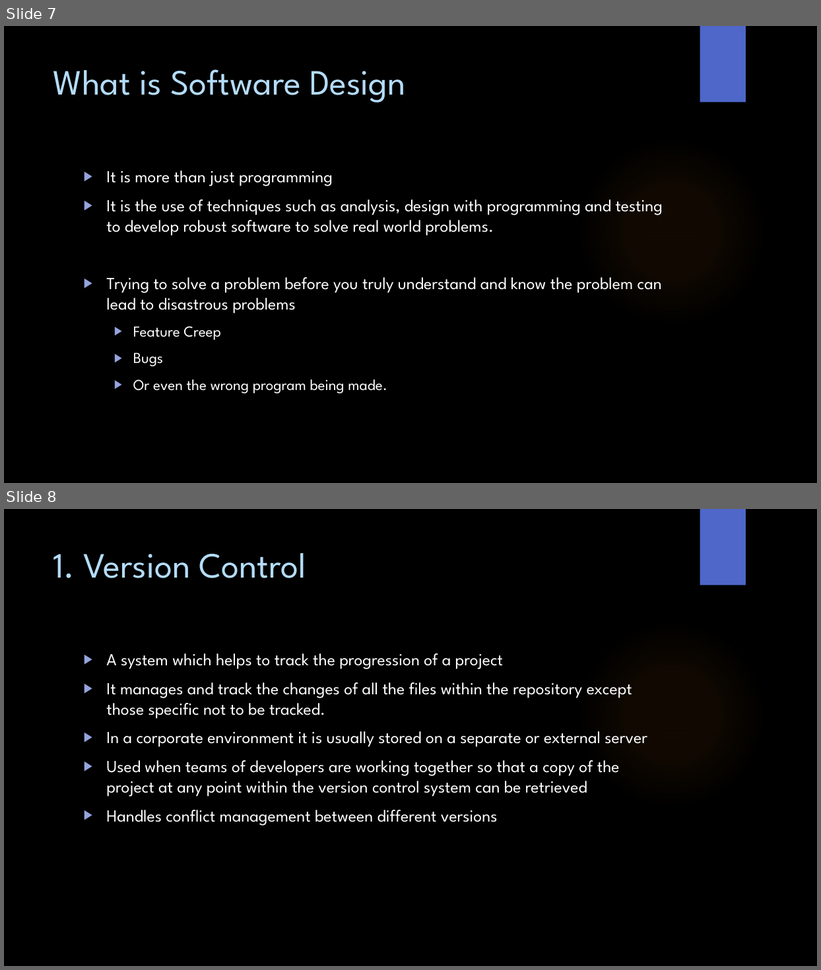
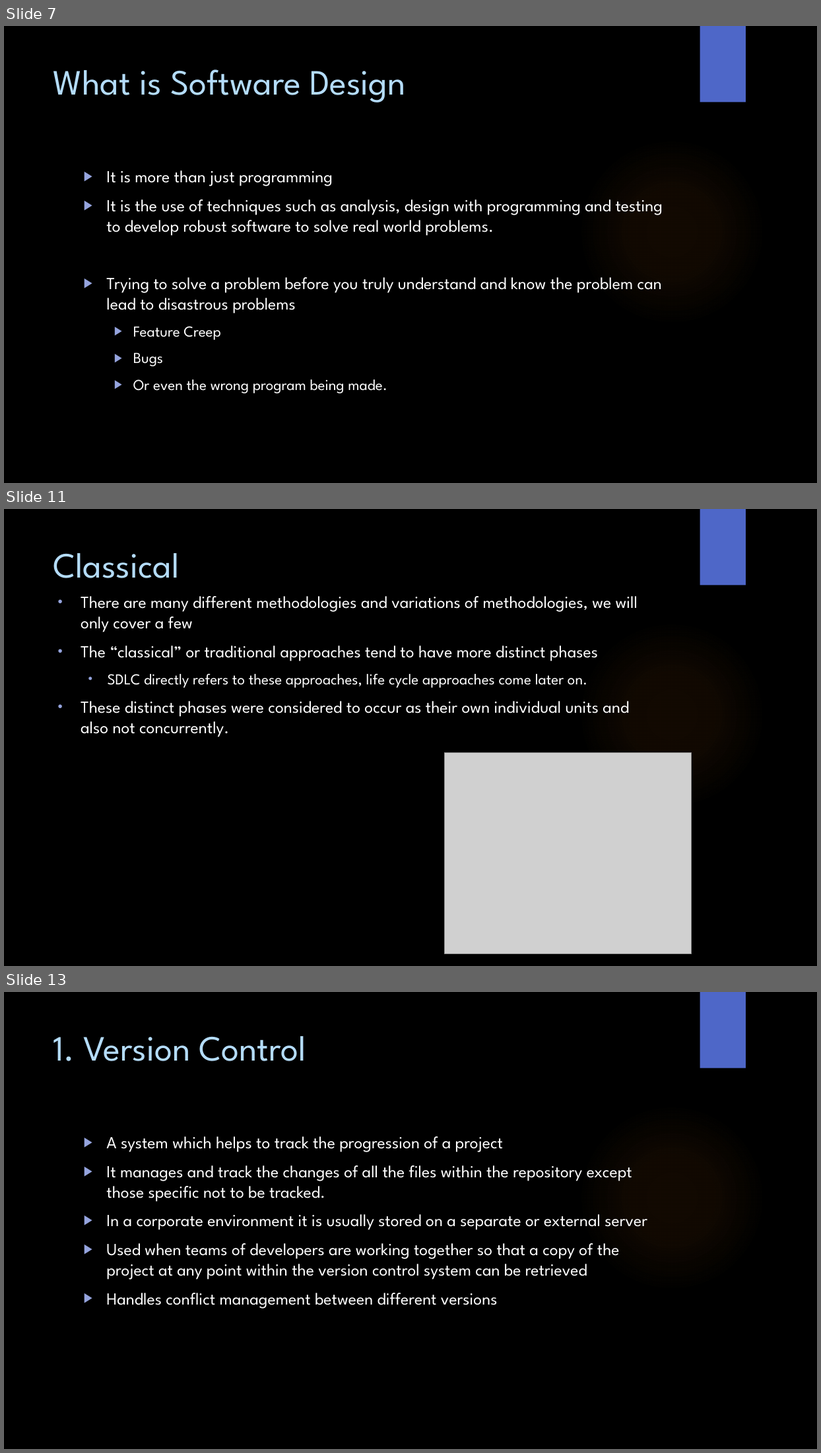
Before and after one commit to WitsSoftDev/SoftDev2016, a slide deck: Session 1/Softdev Session 1 2016.pptx. Shown one above the other, each under a label of ours: slides 7 and 8 before the commit, slides 7, 11 and 13 after it; the slides between them are not shown. The pictures are 821x970 and 821x1453 pixels, drawn with LibreOffice and Linux fonts; fonts in the diff are those of the drawing; grey boxes stand for pictures; background and template pictures are left out. Boxes give left, top, right and bottom in pixels: in the first picture for what was removed or moved away, otherwise in the second. Text is boxed around its words. In the diff, an @@ line names an element or a change of style, - is before the commit and + after.

```diff
--- a/Session 1/Softdev Session 1 2016.pptx
+++ b/Session 1/Softdev Session 1 2016.pptx
@@ slide 11 added at (x1=4, y1=509, x2=817, y2=966), background picture (left out); not listed: 2 template elements that a slide beside it also shows @@
@@ title added at (x1=54, y1=553, x2=180, y2=578), 42 pt, text #B4DCFA @@
+Classical
@@ text added at (x1=81, y1=596, x2=638, y2=737), 20 pt, text #FFFFFF @@
+• There are many different methodologies and variations of methodologies, we will only cover a few
+• The “classical” or traditional approaches tend to have more distinct phases
+  • SDLC directly refers to these approaches, life cycle approaches come later on.
+• These distinct phases were considered to occur as their own individual units and also not concurrently.
@@ picture added at (x1=444, y1=753, x2=692, y2=955) @@
@@ what was slide 8 is now slide 13 @@
```
Also in this commit, not shown: 5 other slides added, 1 other file.
